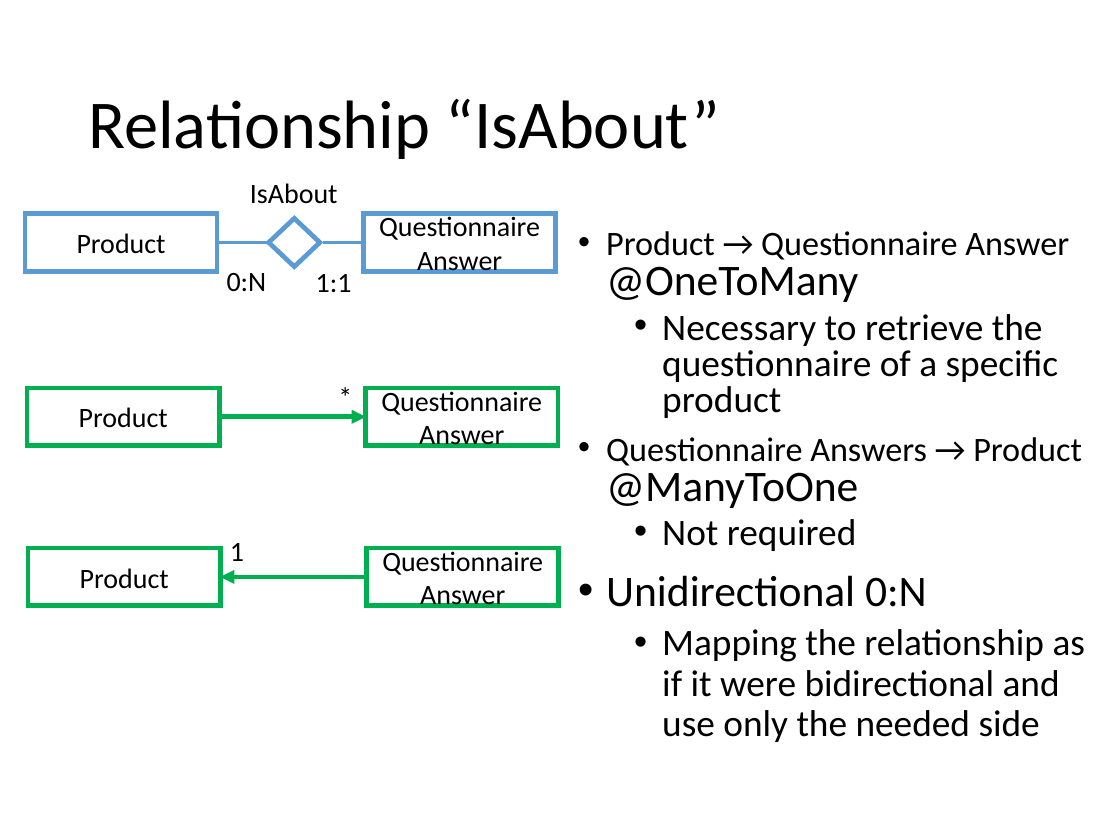
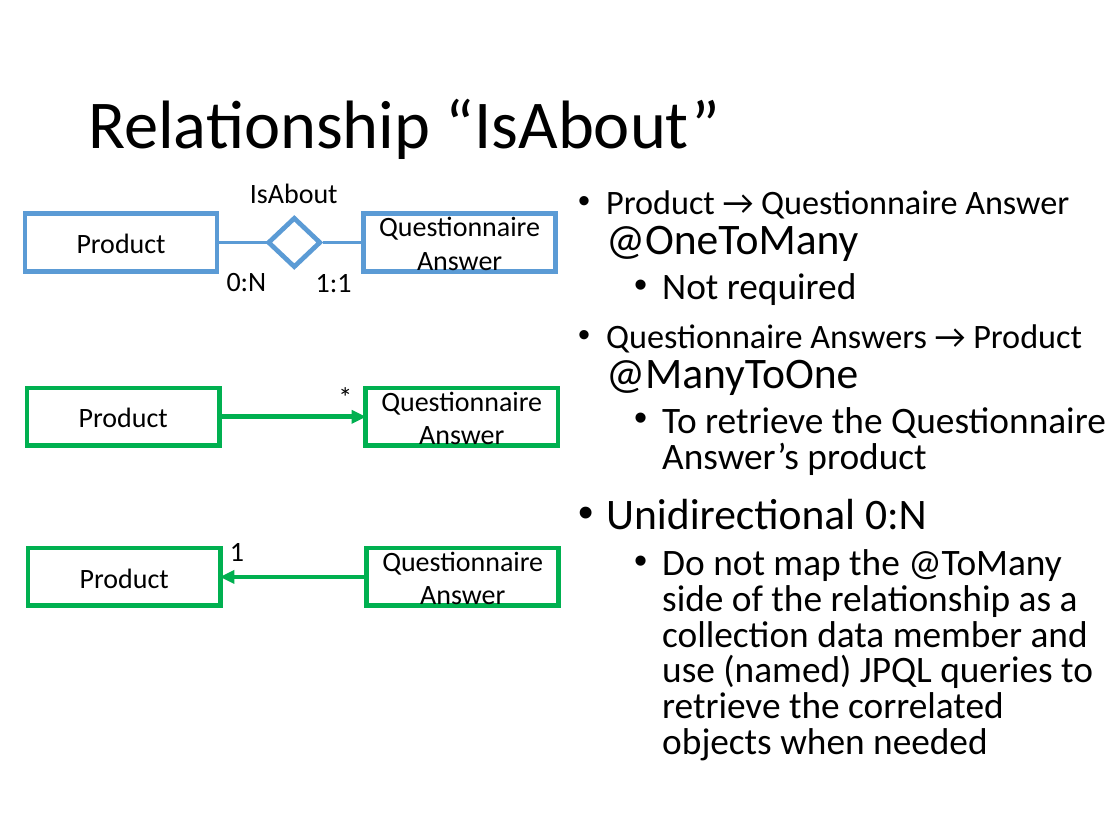
Before and after one commit to riccardo-nannini/Gamified-Marketing-Application, a slide deck: slide 12 of DD.pptx (slide 13 before the commit). Drawn at 1120x840 pixels with LibreOffice and Linux fonts; fonts in the diff are those of the drawing. Boxes give left, top, right and bottom in pixels: in the first picture for what was removed or moved away, otherwise in the second. Text is boxed around its words. In the diff, an @@ line names an element or a change of style, - is before the commit and + after.

Commit message:
Update DD, fixed entities relationships and various fixes

```diff
--- a/DD.pptx
+++ b/DD.pptx
@@ text "Product → Questionnaire Answer @OneToMany": place and size @@
-text "Product → Questionnaire Answer @OneToMany" at [606,231,1085,742]
+text "Product → Questionnaire Answer @OneToMany" at [606,190,1106,761]
@@ text at [662,273,856,305]: text changed @@
-  • Necessary to retrieve the questionnaire of a specific product
+  • Not required
@@ text at [662,407,1106,475]: text changed @@
-  • Not required
+  • To retrieve the Questionnaire Answer’s product
@@ text at [662,549,1093,761]: text changed @@
-  • Mapping the relationship as if it were bidirectional and use only the needed side
+  • Do not map the @ToMany side of the relationship as a collection data member and use (named) JPQL queries to retrieve the correlated objects when needed
```
Also in this commit, not shown: 7 other slides changed, 4 slides added, 2 slides removed, 14 other files.
